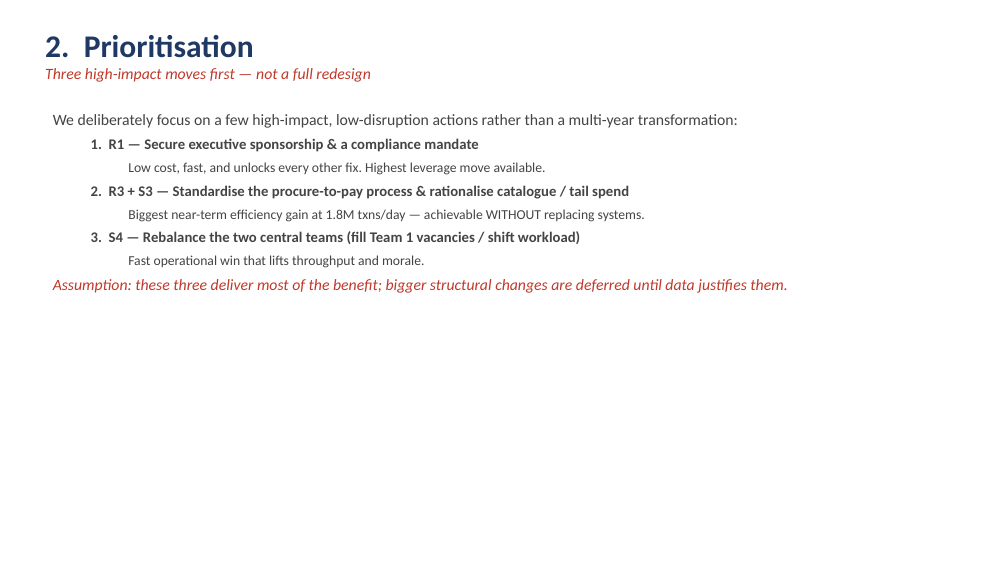
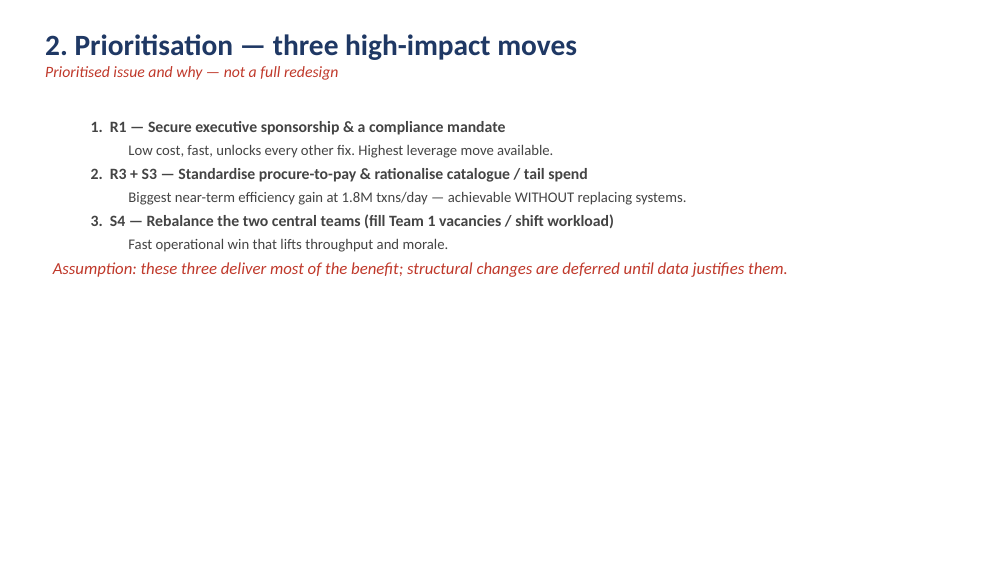
Before and after one commit to DAVIDEJI20/-irri-website, a slide deck: slide 7 of NextTech_Procurement_Analysis.pptx (slide 11 before the commit). Drawn at 1008x567 pixels with LibreOffice and Linux fonts; fonts in the diff are those of the drawing. Boxes give left, top, right and bottom in pixels: in the first picture for what was removed or moved away, otherwise in the second. Text is boxed around its words. In the diff, an @@ line names an element or a change of style, - is before the commit and + after.

```diff
--- a/NextTech_Procurement_Analysis.pptx
+++ b/NextTech_Procurement_Analysis.pptx
@@ text at (x1=45, y1=34, x2=577, y2=80): text changed @@
-2. Prioritisation
-Three high-impact moves first — not a full redesign
+2. Prioritisation — three high-impact moves
+Prioritised issue and why — not a full redesign
@@ text "1. R1 — Secure executive ..." moved from (x1=53, y1=114, x2=787, y2=293) to (x1=53, y1=121, x2=788, y2=277) @@
@@ text at (x1=53, y1=114, x2=738, y2=128): paragraph removed @@
-We deliberately focus on a few high-impact, low-disruption actions rather than a multi-year transformation:
@@ text at (x1=91, y1=144, x2=588, y2=182): text changed; size 14 to 15 pt @@
-    Low cost, fast, and unlocks every other fix. Highest leverage move available.
-  2. R3 + S3 — Standardise the procure-to-pay process & rationalise catalogue / tail spend
+    Low cost, fast, unlocks every other fix. Highest leverage move available.
+  2. R3 + S3 — Standardise procure-to-pay & rationalise catalogue / tail spend
@@ text at (x1=91, y1=121, x2=687, y2=252): size 14 to 15 pt in "1. R1 — Secure executive sponsorship & ...", "3. S4 — Rebalance the two central ..."; size 13 to 14 pt in "Biggest near-term efficiency gain at 1.8M txns/day ...", "Fast operational win that lifts throughput and ..."; less space between paragraphs @@
@@ text at (x1=53, y1=262, x2=788, y2=277): text changed; size 15 to 16 pt @@
-Assumption: these three deliver most of the benefit; bigger structural changes are deferred until data justifies them.
+Assumption: these three deliver most of the benefit; structural changes are deferred until data justifies them.
```
Also in this commit, not shown: 9 other slides changed, 2 slides added, 6 slides removed, 1 other file.
